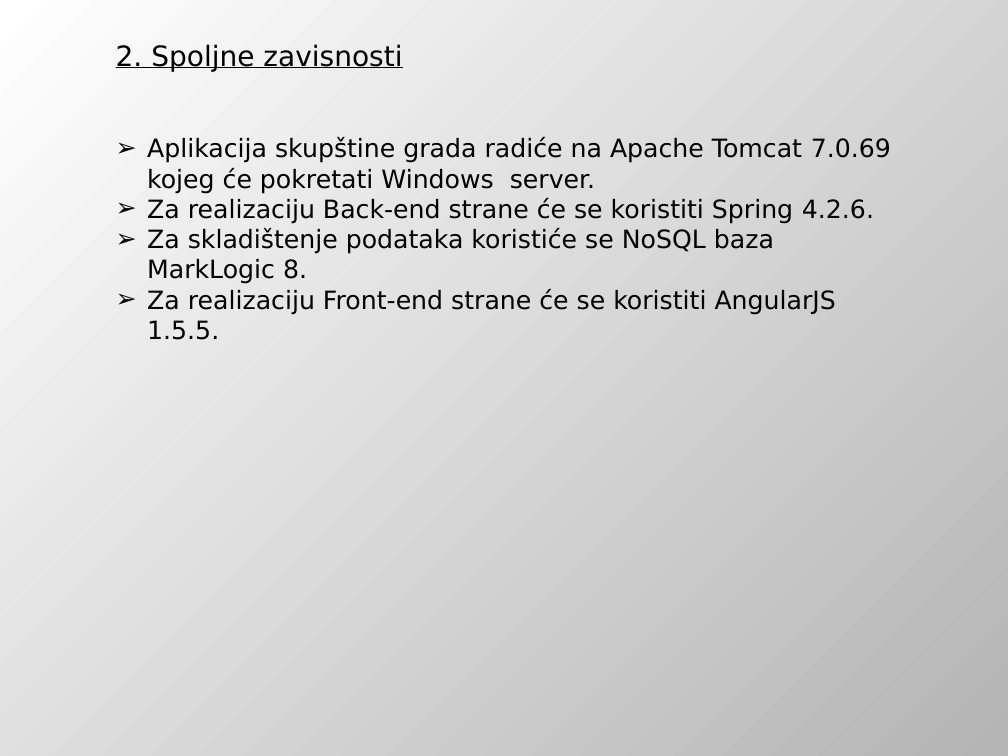
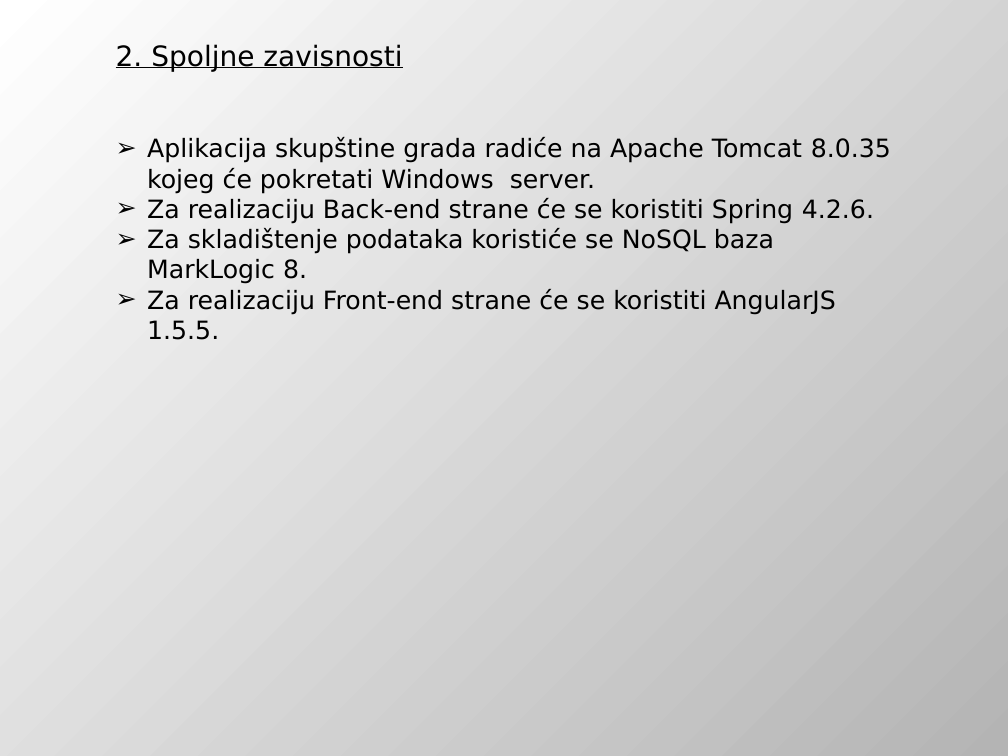
Before and after one commit to DejanUrosevic/XML-Projekat, a slide deck: slide 4 of Model Pretnji.pptx. Drawn at 1008x756 pixels with LibreOffice and Linux fonts; fonts in the diff are those of the drawing. Boxes give left, top, right and bottom in pixels: in the first picture for what was removed or moved away, otherwise in the second. Text is boxed around its words. In the diff, an @@ line names an element or a change of style, - is before the commit and + after.

```diff
--- a/Model Pretnji.pptx
+++ b/Model Pretnji.pptx
@@ text at box(147, 137, 891, 194): text changed @@
-➢ Aplikacija skupštine grada radiće na Apache Tomcat 7.0.69 kojeg će pokretati Windows server.
+➢ Aplikacija skupštine grada radiće na Apache Tomcat 8.0.35 kojeg će pokretati Windows server.
```
Also in this commit, not shown: 10 other slides changed, 1 slide added, 2 other files.
